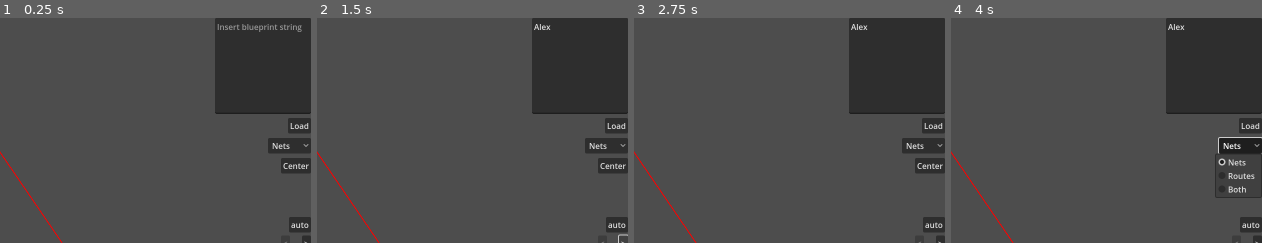
Above: before the commit, frames 1-4 (left to right).
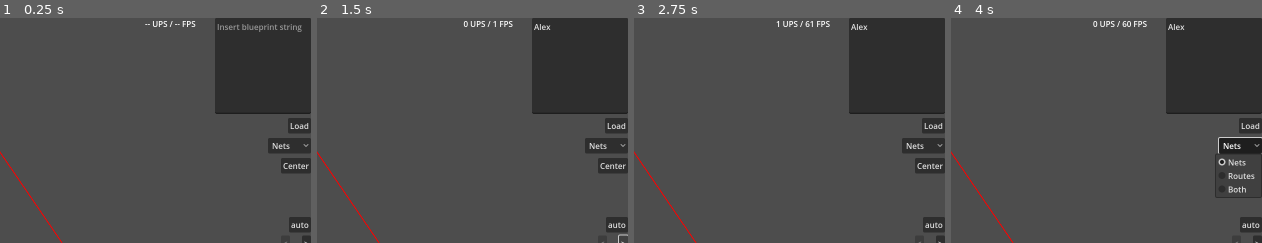
Above: after the commit, the same moments.

Repository: jlaunonen/factsim
Game: Godot game, scene res://main.tscn
Two runs of this game, one before a commit and one after it. Both use one fixed random seed, a clock stepped at 60 frames per second and the inputs below.
Inputs (mouse positions are % of the whole screen's width and height, from its top left):
- Up to frame 1 (0.25 s): no input
- Up to frame 2 (1.5 s): click (92, 11) at 0.52 s; type "Alex" at 0.6 s; click ">" at 1.25 s
- Up to frame 3 (2.75 s): click "ON" at 2 s
- Up to frame 4 (4 s): click "OFF" at 2.75 s; click "Nets" at 3.5 s
The pictures show only the part of the screen within x 50-100%, y 0-50%; the shares and areas given below are measured in that part.

The runs differ from the first frame. In frame 1, 0.2% of the frame differs, in the area x 46-64%, y 1-4%; in frame 2, 0.2%; in frame 3, 0.2%; in frame 4, 0.2%, in the area x 45-64%, y 1-4%.

Commit message:
Add simple UPS/FPS indicator

Diff:
--- a/main.gd
+++ b/main.gd
@@ -37,6 +37,7 @@
 @onready var netVisualization: OptionButton = $"CanvasLayer/netOptions"
 @onready var camera: Camera2D = $"Camera2D"
 @onready var timer: Timer = $"Timer"
+@onready var ups_label: Label = $"CanvasLayer/upsLabel"
 
 @onready var components: Node2D = $"components"
 @onready var connections: Node2D = $"connections"
@@ -48,6 +49,8 @@
 
 var _simulated_steps := 0
 var _is_auto_stepping := false
+var _simulations_per_time := 0
+
 
 # Called when the node enters the scene tree for the first time.
 func _ready() -> void:
@@ -162,6 +165,7 @@
 
 func simulate() -> void:
 	_simulated_steps += 1
+	_simulations_per_time += 1
 	simulated_steps.text = str(_simulated_steps)
 
 	for index in components.get_child_count():
@@ -218,3 +222,10 @@
 		entity.remove_listener(hover_monitor)
 		hover_monitor.clear()
 		_current_detailed_entity = null
+
+
+func _on_ups_timer_timeout() -> void:
+	var sims = _simulations_per_time
+	_simulations_per_time = 0
+
+	ups_label.text = "{0} UPS / {1} FPS".format([sims, Performance.get_monitor(Performance.TIME_FPS)])
--- a/main.tscn
+++ b/main.tscn
@@ -205,12 +205,27 @@
 [node name="hoverMonitor" parent="CanvasLayer" instance=ExtResource("8_njhtd")]
 position = Vector2(1400, 888)
 
+[node name="upsLabel" type="Label" parent="CanvasLayer"]
+custom_minimum_size = Vector2(80, 0)
+anchors_preset = 1
+anchor_left = 1.0
+anchor_right = 1.0
+offset_left = -282.855
+offset_right = -229.855
+offset_bottom = 23.0
+grow_horizontal = 0
+text = "-- UPS / -- FPS"
+horizontal_alignment = 2
+
 [node name="Camera2D" type="Camera2D" parent="."]
 position = Vector2(800, 450)
 script = ExtResource("6_jsvw5")
 
 [node name="Timer" type="Timer" parent="."]
 wait_time = 0.1
+
+[node name="upsTimer" type="Timer" parent="."]
+autostart = true
 
 [connection signal="pressed" from="CanvasLayer/loadBluePrint" to="." method="_on_load_blue_print_pressed"]
 [connection signal="item_selected" from="CanvasLayer/netOptions" to="." method="_on_net_options_item_selected"]
@@ -218,3 +233,4 @@
 [connection signal="pressed" from="CanvasLayer/stepForward" to="." method="_on_step_forward_pressed"]
 [connection signal="toggled" from="CanvasLayer/autoStep" to="." method="_on_auto_step_toggled"]
 [connection signal="value_changed" from="CanvasLayer/simSpeedSlider" to="." method="_on_sim_speed_slider_value_changed"]
+[connection signal="timeout" from="upsTimer" to="." method="_on_ups_timer_timeout"]
